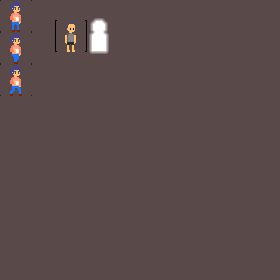
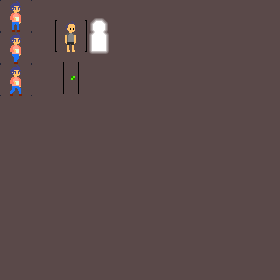
Comparing the layer stacks of the two 280x280 images. Changes:
added group "Group 1" with 5 layers above "Layer 16" over [63, 62, 79, 94]
added layer "Layer 17" in group "Group 1" over [63, 62, 79, 94]
added layer "checker" in group "Group 1" over [71, 76, 75, 80]
added layer "triangl;e" in group "Group 1" over [71, 76, 75, 80]
added layer "stripe" in group "Group 1" over [71, 76, 75, 80]
added layer "circle" in group "Group 1" over [71, 76, 75, 80]
